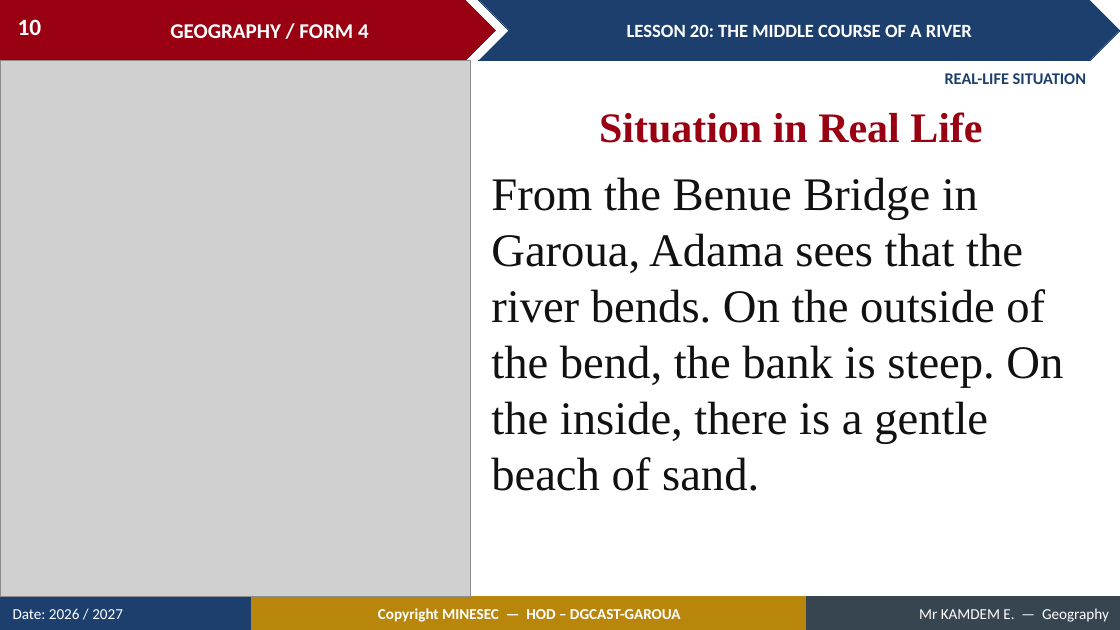
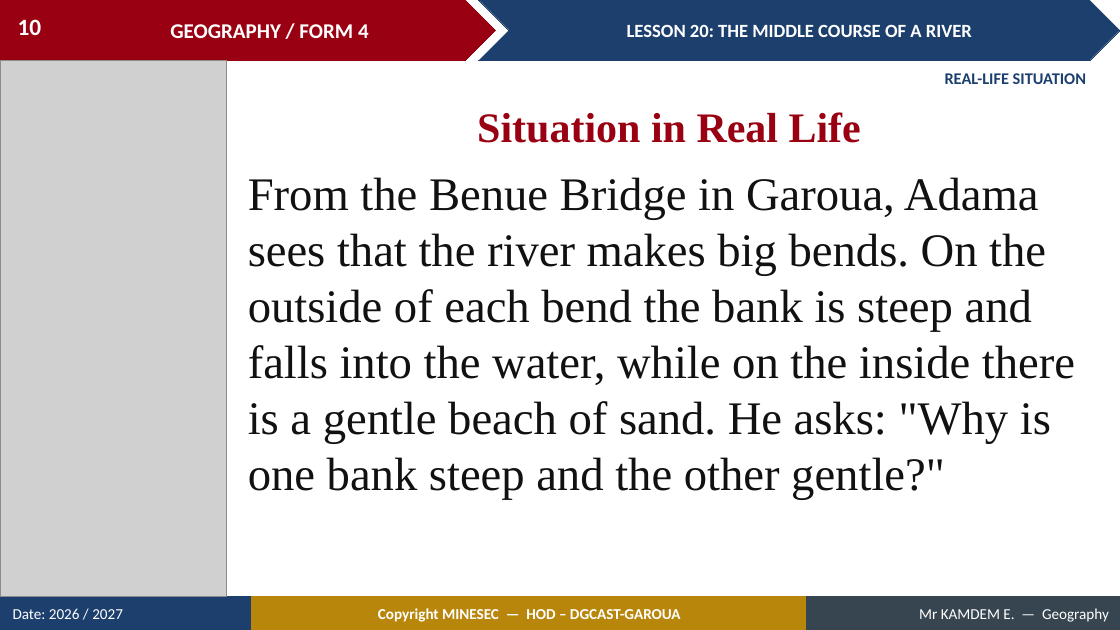
Before and after one commit to Berthautk/linea-github, a slide deck: slide 10 of lecons/F3/24_FORM4_LESSON20_Middle_Course.pptx. Drawn at 1120x630 pixels with LibreOffice and Linux fonts; fonts in the diff are those of the drawing; grey boxes stand for pictures. Boxes give left, top, right and bottom in pixels: in the first picture for what was removed or moved away, otherwise in the second. Text is boxed around its words. In the diff, an @@ line names an element or a change of style, - is before the commit and + after.

```diff
--- a/lecons/F3/24_FORM4_LESSON20_Middle_Course.pptx
+++ b/lecons/F3/24_FORM4_LESSON20_Middle_Course.pptx
@@ picture: place and size @@
-picture at (0, 60, 471, 597)
+picture at (0, 60, 227, 597)
@@ text "Situation in Real Life": place and size @@
-text "Situation in Real Life" at (599, 112, 982, 143)
+text "Situation in Real Life" at (477, 112, 861, 143)
@@ text at (248, 177, 1075, 500): text changed @@
-From the Benue Bridge in Garoua, Adama sees that the river bends. On the outside of the bend, the bank is steep. On the inside, there is a gentle beach of sand.
+From the Benue Bridge in Garoua, Adama sees that the river makes big bends. On the outside of each bend the bank is steep and falls into the water, while on the inside there is a gentle beach of sand. He asks: "Why is one bank steep and the other gentle?"
```
Also in this commit, not shown: 20 other slides changed, 7 slides added, 2 slides removed, 11 other files.
